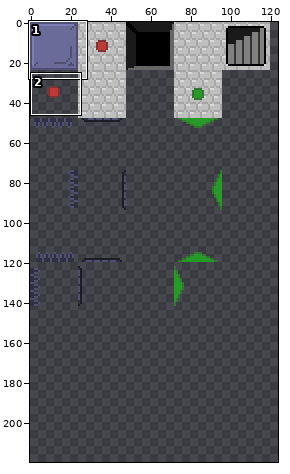
Two versions of one sprite sheet, graphics/tiles-terrain.png. The picture above shows the old version from afar; the outline marks the close-up.
Close-up. First the earlier version:
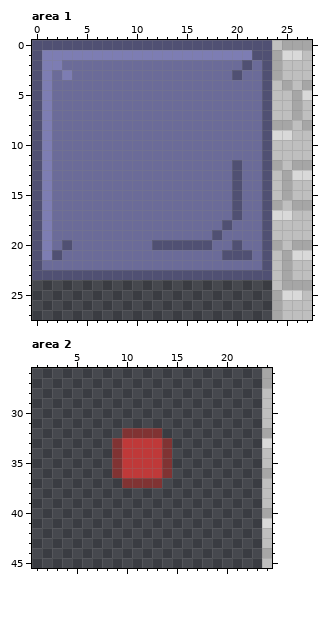
The file is 240x240 pixels. Shown: area 1: x 0..27, y 0..27; area 2: x 1..24, y 26..45. The wide view leaves out empty margins. The commit also changed other parts of the picture, which this record leaves out.
After the commit:
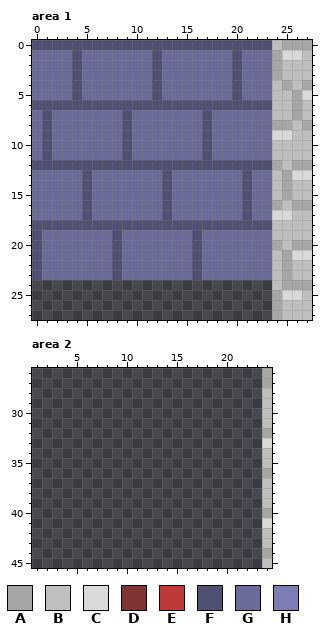
Palette (. is transparent): A #a6a6a6  B #bfbfbf  C #d9d9d9  D #803333  E #bf3939  F #505073  G #6b6b99  H #7d7db3
What changed:
Area 1:
y 1: x 0..23 FHHHHHHHHHHHHHHHHHHHHHFF -> GGGGFGGGGGGGFGGGGGGGFGGG
y 2: x 0..2 FHH -> GGG; x 4 G -> F; x 12 G -> F; x 20..21 GF -> FG; x 23 F -> G
y 3: x 0..1 FH -> GG; x 3..4 HG -> GF; x 12 G -> F; x 23 F -> G
y 4..5: x 0..1 FH -> GG; x 4 G -> F; x 12 G -> F; x 20 G -> F; x 23 F -> G
y 6: x 1..22 HGGGGGGGGGGGGGGGGGGGGG -> FFFFFFFFFFFFFFFFFFFFFF
y 7..11: x 0..1 FH -> GF; x 9 G -> F; x 17 G -> F; x 23 F -> G
y 12: x 1..19 HGGGGGGGGGGGGGGGGGG -> FFFFFFFFFFFFFFFFFFF; x 21..22 GG -> FF
y 13..17: x 0..1 FH -> GG; x 5 G -> F; x 13 G -> F; x 20..21 FG -> GF; x 23 F -> G
y 18: x 1..18 HGGGGGGGGGGGGGGGGG -> FFFFFFFFFFFFFFFFFF; x 20..22 GGG -> FFF
y 19: x 1 H -> G; x 8 G -> F; x 16 G -> F; x 18 F -> G; x 23 F -> G
y 20: x 1 H -> G; x 3 F -> G; x 8 G -> F; x 12..15 FFFF -> GGGG; x 17 F -> G; x 20 F -> G; x 23 F -> G
y 21: x 1..2 HF -> GG; x 8 G -> F; x 16 G -> F; x 19..21 FFF -> GGG; x 23 F -> G
y 22: x 8 G -> F; x 16 G -> F; x 23 F -> G
y 23: x 1..7 FFFFFFF -> GGGGGGG; x 9..15 FFFFFFF -> GGGGGGG; x 17..23 FFFFFFF -> GGGGGGG
Area 2:
y 32: x 10..13 DDDD -> ....
y 33..36: x 9..14 DEEEED -> ......
y 37: x 10..13 DDDD -> ....
Changed places in both close-ups, as pixel boxes (x1, y1, x2, y2):
changed: (32, 50, 272, 280)
erased: (112, 428, 172, 488)
